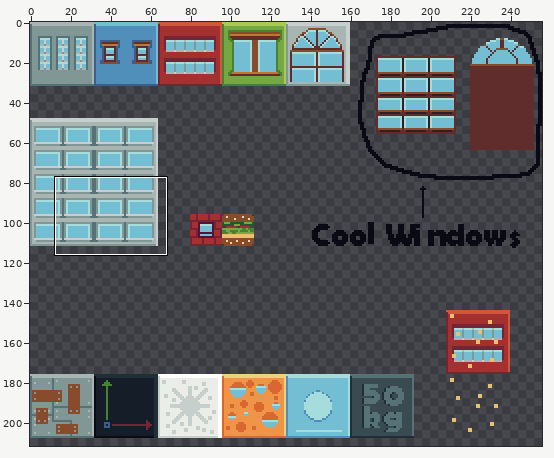
Two versions of one pixel-art file, assets/Buildings/BuildingsMap.aseprite. Above: a wide view before the commit, with the close-up outlined.
Close-up. First the earlier version:
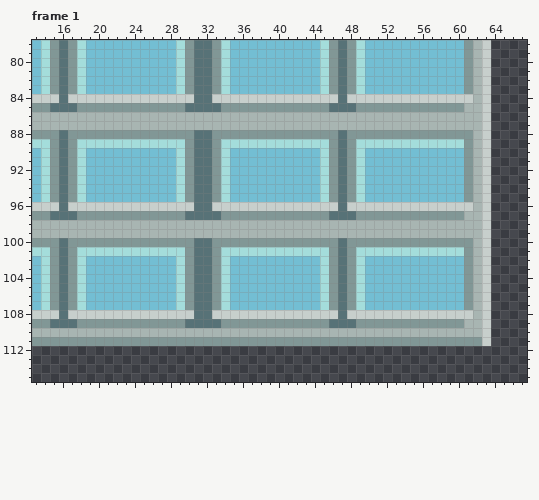
256x256 pixels, 2 frames. Shown: frame 1: x 13..67, y 78..115. The wide view leaves out empty margins. The commit also changed other frames or places, which this record leaves out.
The same view after the edit:
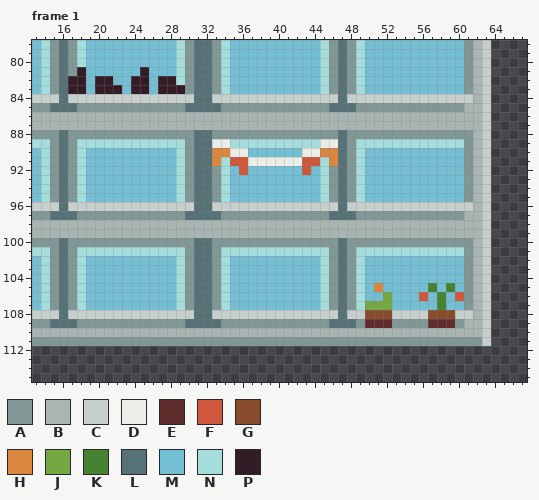
Palette (. is transparent): A #819796  B #a8b5b2  C #c7cfcc  D #ebede9  E #602c2c  F #cf573c  G #884b2b  H #da863e  J #75a743  K #468232  L #577277  M #73bed3  N #a4dddb  P #341c27
Diff:
Frame 1:
y 81: x 18 N -> P; x 25 M -> P
y 82: x 17..18 AN -> PP; x 20..21 MM -> PP; x 24..25 MM -> PP; x 27..28 MM -> PP
y 83: x 17..18 AN -> PP; x 20..22 MMM -> PPP; x 24..25 MM -> PP; x 27..29 MMN -> PPP
y 89: x 33..34 AN -> DD; x 45..46 NA -> DD
y 90: x 33..36 ANMM -> HHDD; x 43..46 MMNA -> DDHH
y 91: x 33 A -> H; x 35..44 MMMMMMMMMM -> FFDDDDDDFF; x 46 A -> H
y 92: x 36 M -> F; x 43 M -> F
y 105: x 51 M -> H; x 57 M -> K; x 59 M -> K
y 106: x 52 M -> J; x 56 M -> F; x 58 M -> K; x 60 M -> F
y 107: x 50..52 MMM -> JJJ; x 58 M -> K
y 108: x 50..52 CCC -> GGG; x 57..59 CCC -> GGG
y 109: x 50..52 AAA -> EEE; x 57..59 AAA -> EEE
